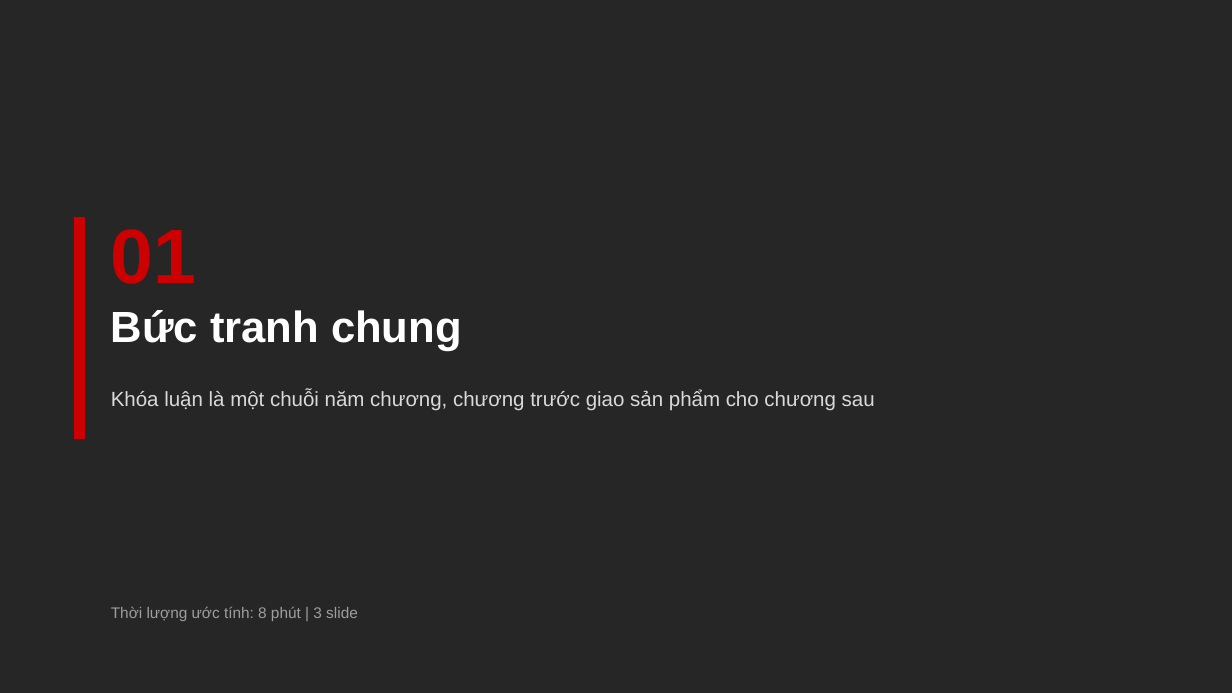
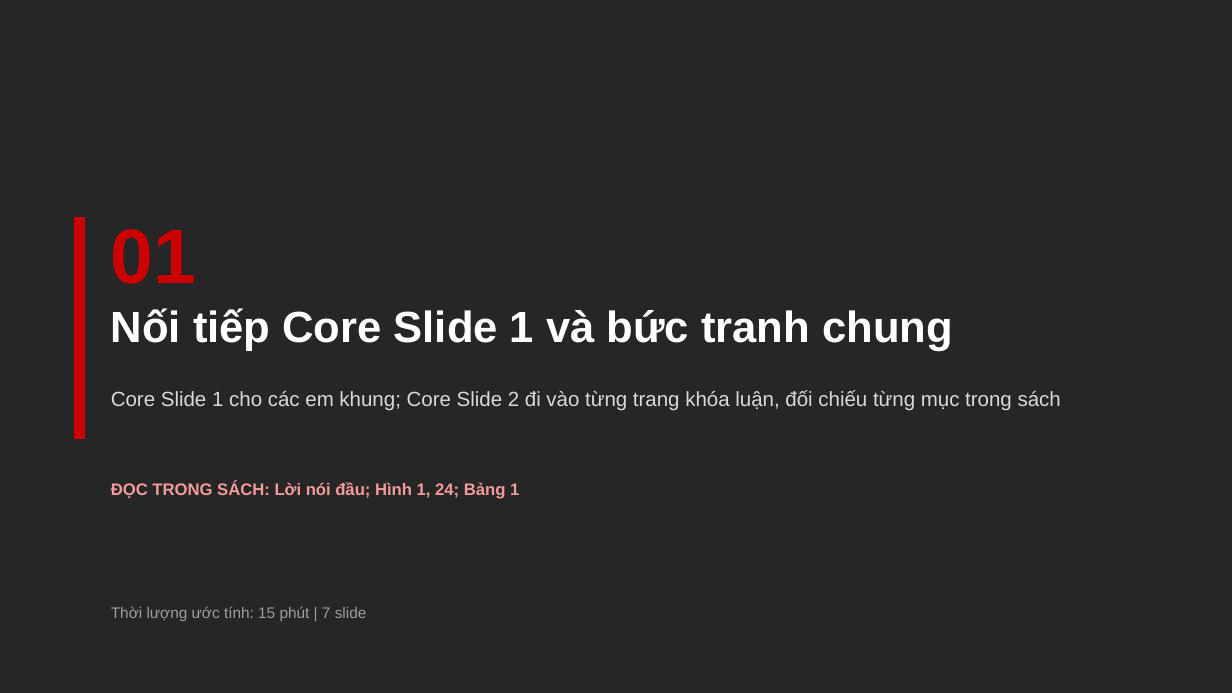
Before and after one commit to johnneinadlerr0353-bot/sachhuongdan, a slide deck: slide 3 of Core_Slide_2_HD2_Bain.pptx. Drawn at 1232x693 pixels with LibreOffice and Linux fonts; fonts in the diff are those of the drawing. Boxes give left, top, right and bottom in pixels: in the first picture for what was removed or moved away, otherwise in the second. Text is boxed around its words. In the diff, an @@ line names an element or a change of style, - is before the commit and + after.

```diff
--- a/Core_Slide_2_HD2_Bain.pptx
+++ b/Core_Slide_2_HD2_Bain.pptx
@@ text at bbox=[111, 308, 953, 351]: text changed @@
-Bức tranh chung
+Nối tiếp Core Slide 1 và bức tranh chung
@@ text at bbox=[111, 390, 1061, 411]: text changed @@
-Khóa luận là một chuỗi năm chương, chương trước giao sản phẩm cho chương sau
+Core Slide 1 cho các em khung; Core Slide 2 đi vào từng trang khóa luận, đối chiếu từng mục trong sách
@@ text added at bbox=[111, 481, 519, 499], 13 pt, text #F29B9B, bold @@
+ĐỌC TRONG SÁCH: Lời nói đầu; Hình 1, 24; Bảng 1
@@ text at bbox=[111, 607, 367, 621]: text changed @@
-Thời lượng ước tính: 8 phút | 3 slide
+Thời lượng ước tính: 15 phút | 7 slide
```
Also in this commit, not shown: 62 other slides changed, 38 slides added, 1 other file.
